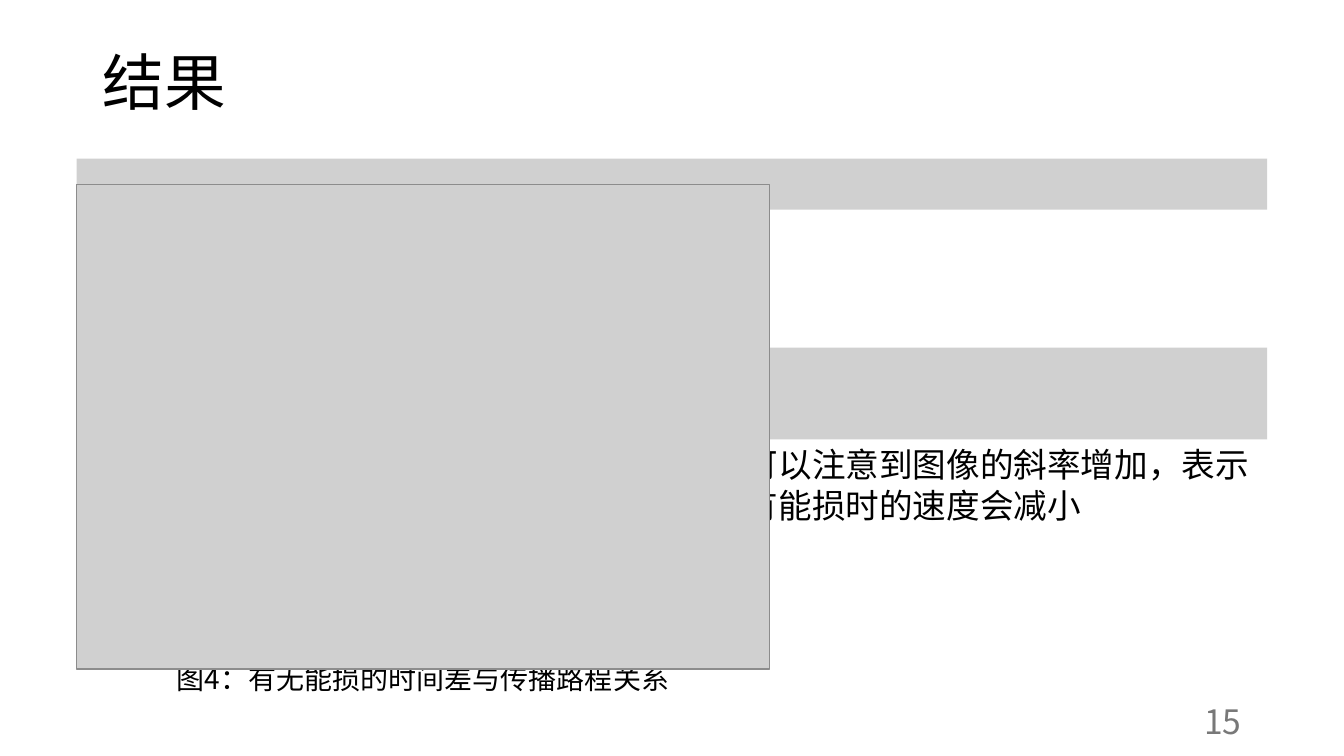
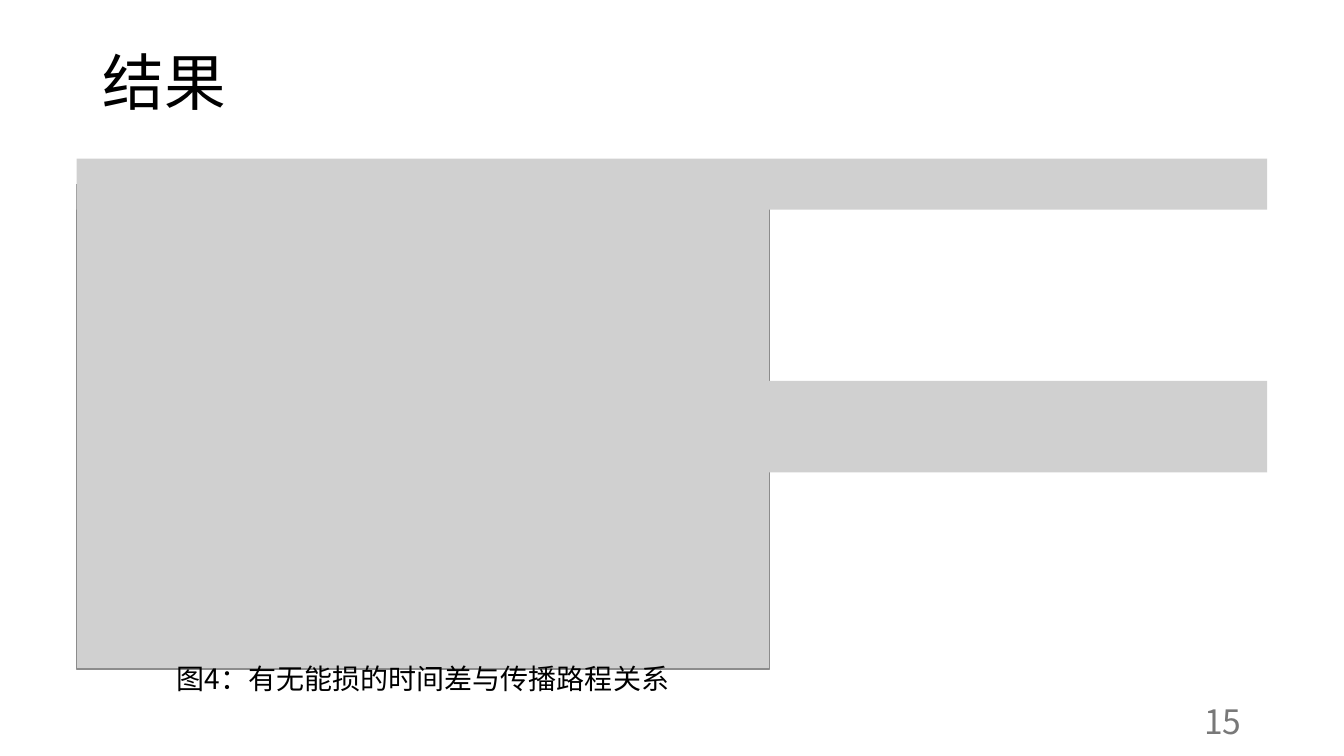
Before and after one commit to abwuge/capstoneProject, a slide deck: slide 15 of presentation/Stage：零磁场垂直入射线性重建.pptx. Drawn at 1344x756 pixels with LibreOffice and Linux fonts; fonts in the diff are those of the drawing; grey boxes stand for pictures. Boxes give left, top, right and bottom in pixels: in the first picture for what was removed or moved away, otherwise in the second. Text is boxed around its words. In the diff, an @@ line names an element or a change of style, - is before the commit and + after.

```diff
--- a/presentation/Stage：零磁场垂直入射线性重建.pptx
+++ b/presentation/Stage：零磁场垂直入射线性重建.pptx
@@ picture: place and size @@
-picture at (735,348,1267,440)
+picture at (735,381,1267,473)
@@ text removed at (745,443,1249,527) @@
-可以注意到图像的斜率增加，表示有能损时的速度会减小
```
Also in this commit, not shown: 5 other slides changed, 2 slides added, 8 other files.
